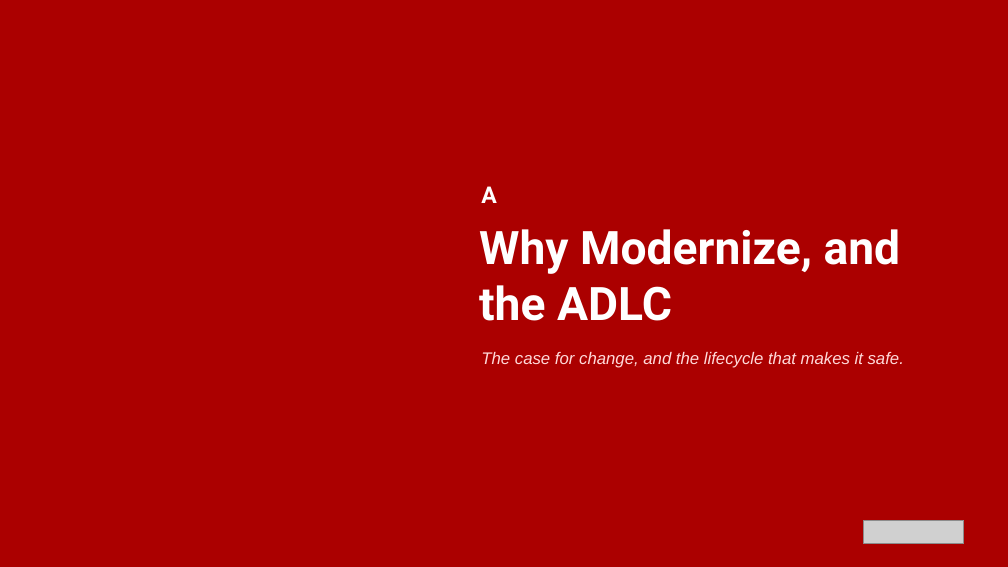
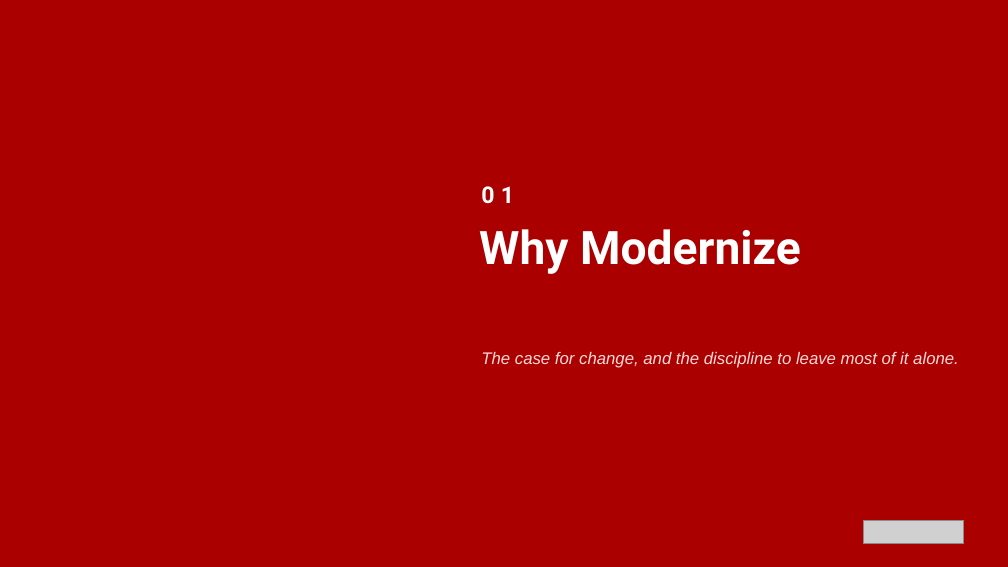
Before and after one commit to patterncatalyst/modernizing-enterprise-applications-python, a slide deck: slide 3 of presentation/modernizing-201/Modernizing-201-r1.0.pptx (slide 2 before the commit). Drawn at 1008x567 pixels with LibreOffice and Linux fonts; fonts in the diff are those of the drawing; grey boxes stand for pictures; background and template pictures are left out. Boxes give left, top, right and bottom in pixels: in the first picture for what was removed or moved away, otherwise in the second. Text is boxed around its words. In the diff, an @@ line names an element or a change of style, - is before the commit and + after.

```diff
--- a/presentation/modernizing-201/Modernizing-201-r1.0.pptx
+++ b/presentation/modernizing-201/Modernizing-201-r1.0.pptx
@@ text at <box>481,186,514,204</box>: text changed @@
-A
+01
@@ text at <box>479,229,801,274</box>: text changed @@
-Why Modernize, and the ADLC
+Why Modernize
@@ text at <box>481,352,959,368</box>: text changed @@
-The case for change, and the lifecycle that makes it safe.
+The case for change, and the discipline to leave most of it alone.
```
Also in this commit, not shown: 2 other slides changed, 78 slides added, 5 other files.
